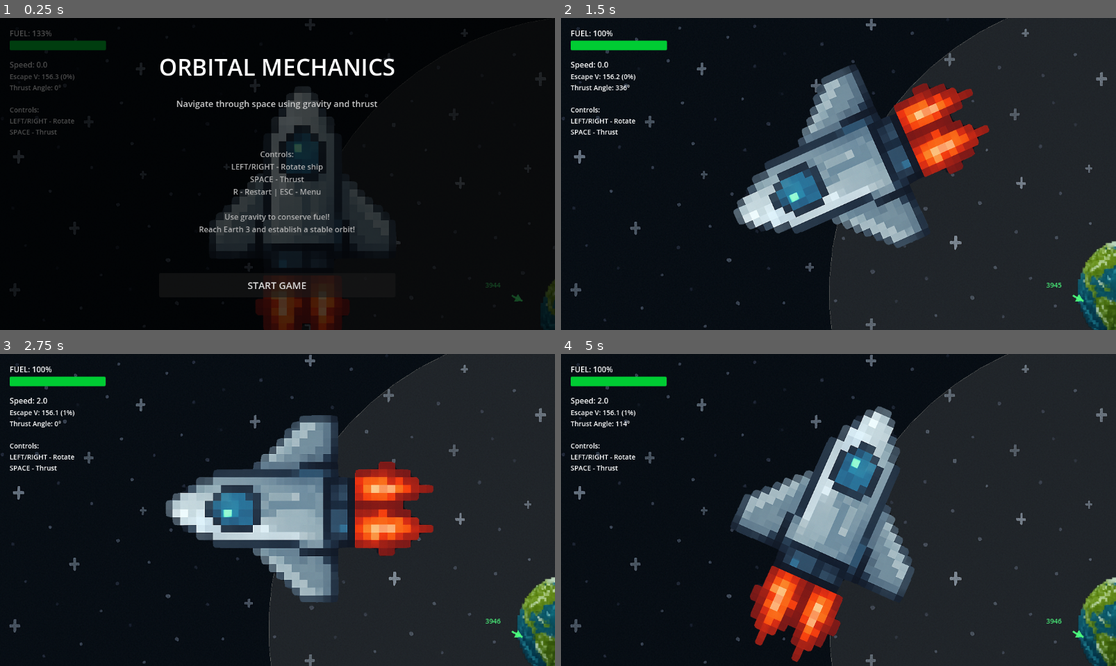
Above: before the commit, frames 1-4 (two rows, left to right).
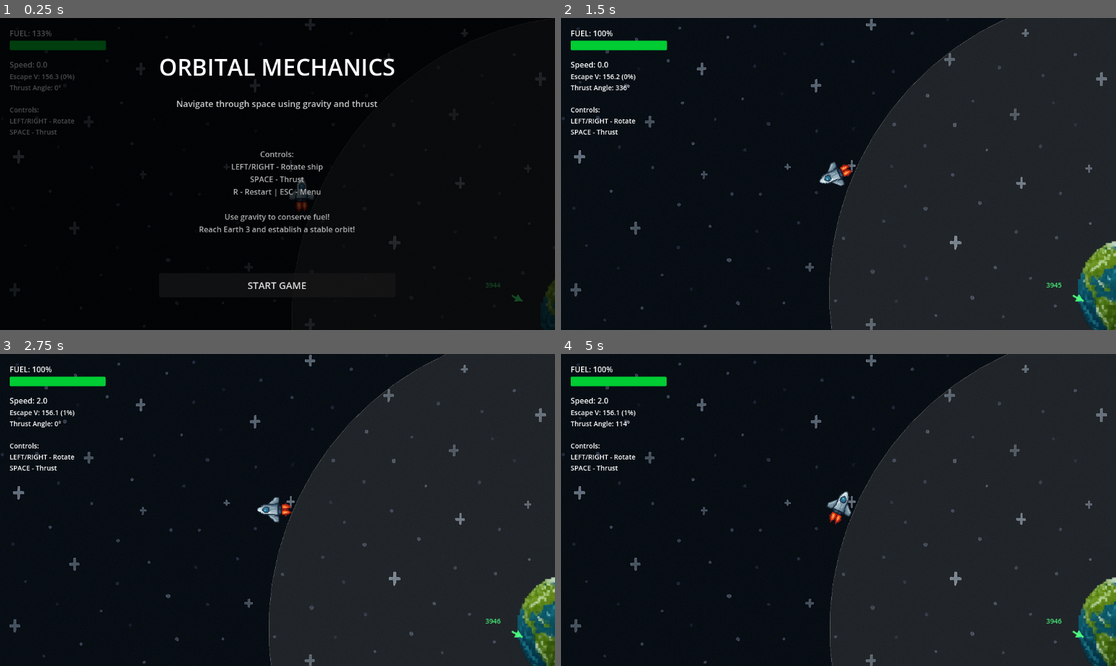
Above: after the commit, the same moments.

Repository: magedeungaro/Orbit
Game: Godot game, scene res://main.tscn
Two runs of this game, one before a commit and one after it. Both use one fixed random seed, a clock stepped at 60 frames per second and the inputs below.
Inputs:
- Up to frame 1 (0.25 s): no input
- Up to frame 2 (1.5 s): click "START GAME" at 0.5 s; tap Enter at 1.25 s; hold Right (ui_right) from 1.28 s (still down); tap R at 1.35 s
- Up to frame 3 (2.75 s): tap Space (ui_select) at 1.52, 2.27 s; release Right (ui_right) at 2.03 s; hold Down (ui_down) from 2.03 s (still down); tap R at 2.1 s
- Up to frame 4 (5 s): tap Space (ui_select) at 2.75, 3.77, 4.52 s; release Down (ui_down) at 2.78 s; hold Right (ui_right) 2.78-3.53 s; tap R at 2.85, 3.6, 4.35 s; hold Up (ui_up) 3.53-4.28 s; tap Enter at 4.25 s; hold Left (ui_left) from 4.28 s (still down)

The runs differ from the first frame. In frame 1, 8.6% of the frame differs, in the area x 38-72%, y 22-100%; in frame 2, 13%; in frame 3, 13%; in frame 4, 14%, in the area x 30-64%, y 16-99%.

Commit message:
adjusted size

Diff:
--- a/main.tscn
+++ b/main.tscn
@@ -70,11 +70,14 @@
 max_fuel = 750.0
 
 [node name="CollisionShape2D" type="CollisionShape2D" parent="OrbitingBody"]
-position = Vector2(1, -14.5)
+position = Vector2(0, -1)
 shape = SubResource("RectangleShape2D_kc8bv")
 
 [node name="AnimatedSprite2D" type="AnimatedSprite2D" parent="OrbitingBody"]
+position = Vector2(73.999985, 69.99999)
+scale = Vector2(0.13528651, 0.12974446)
 sprite_frames = SubResource("SpriteFrames_efxa6")
+offset = Vector2(-544, -656)
 
 [node name="HUD" type="CanvasLayer" parent="."]
 script = ExtResource("8_hud")
